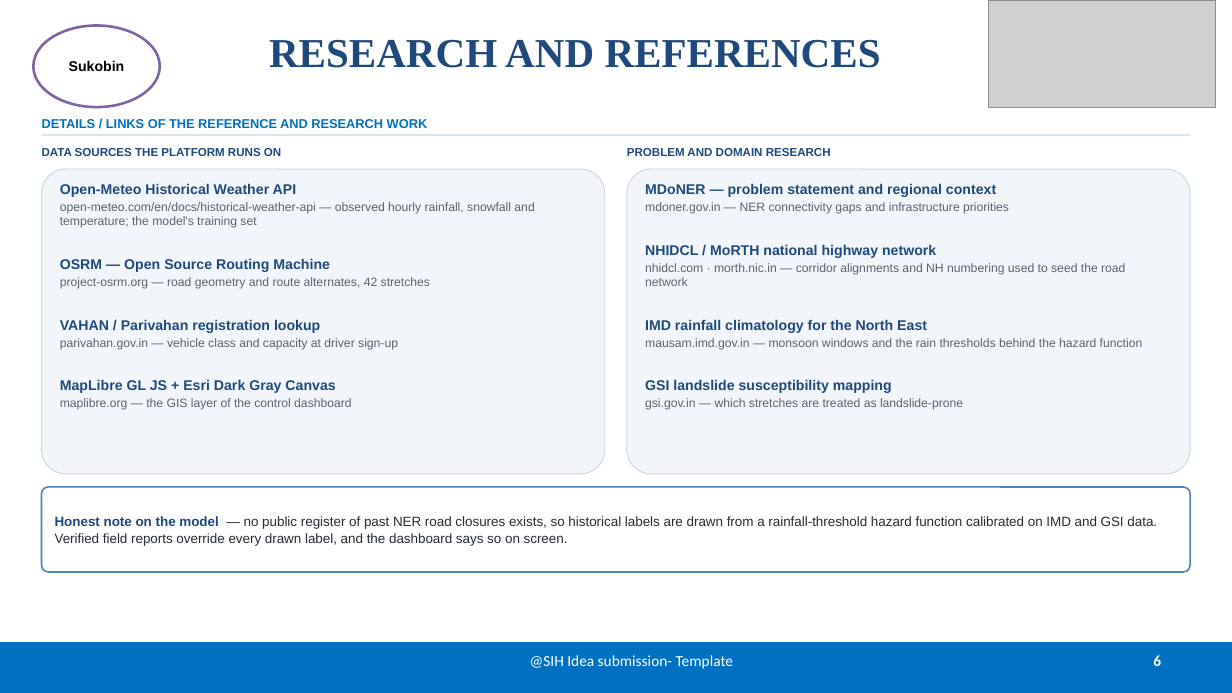
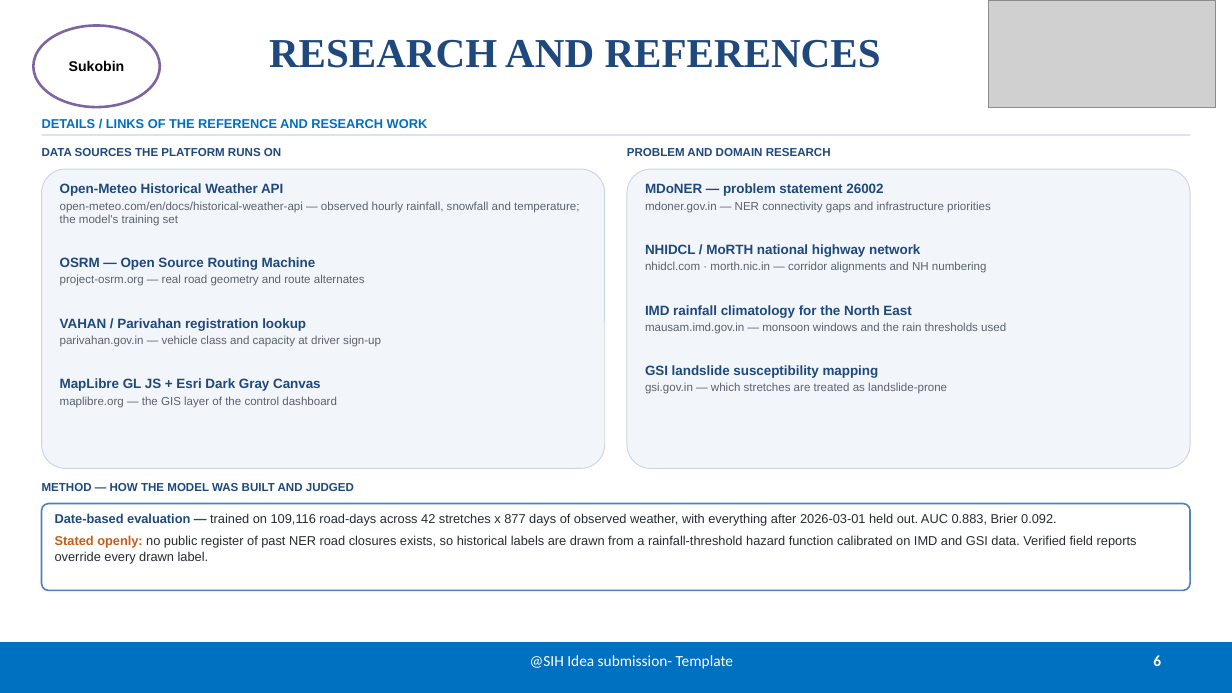
Before and after one commit to priyanshujoshi12363/sukobin_sih, a slide deck: slide 6 of SIH2026_Sukobin.pptx. Drawn at 1232x693 pixels with LibreOffice and Linux fonts; fonts in the diff are those of the drawing; grey boxes stand for pictures. Boxes give left, top, right and bottom in pixels: in the first picture for what was removed or moved away, otherwise in the second. Text is boxed around its words. In the diff, an @@ line names an element or a change of style, - is before the commit and + after.

```diff
--- a/SIH2026_Sukobin.pptx
+++ b/SIH2026_Sukobin.pptx
@@ rounded rectangle "Open-Meteo Historical Weather API": place and size @@
-rounded rectangle "Open-Meteo Historical Weather API" at (42,169,604,474)
+rounded rectangle "Open-Meteo Historical Weather API" at (42,169,604,469)
@@ rounded rectangle "MDoNER — problem statement 26002": place and size @@
-rounded rectangle "MDoNER — problem statement 26002" at (628,169,1190,474)
+rounded rectangle "MDoNER — problem statement 26002" at (628,169,1190,469)
@@ text in rounded rectangle at (60,183,579,408): size 11 to 10.5 pt in "Open-Meteo Historical Weather API", "OSRM — Open Source Routing Machine", "VAHAN / Parivahan registration lookup", "MapLibre GL JS + Esri Dark Gray ..."; size 9.5 to 9 pt in "open-meteo.com/en/docs/historical-weather-api — observed hou ...", "parivahan.gov.in — vehicle class and capacity at ...", "maplibre.org — the GIS layer of the ..."; more space between paragraphs @@
@@ text in rounded rectangle at (645,183,883,196): text changed; size 11 to 10.5 pt @@
-MDoNER — problem statement and regional context
+MDoNER — problem statement 26002
@@ text in rounded rectangle at (645,201,991,394): size 9.5 to 9 pt in "mdoner.gov.in — NER connectivity gaps and infrastructure ...", "gsi.gov.in — which stretches are treated as ..."; size 11 to 10.5 pt in "NHIDCL / MoRTH national highway network", "IMD rainfall climatology for the North East", "GSI landslide susceptibility mapping"; more space between paragraphs @@
@@ text in rounded rectangle at (645,261,987,273): text changed; size 9.5 to 9 pt @@
-nhidcl.com · morth.nic.in — corridor alignments and NH numbering used to seed the road network
+nhidcl.com · morth.nic.in — corridor alignments and NH numbering
@@ text in rounded rectangle at (60,274,365,286): text changed; size 9.5 to 9 pt @@
-project-osrm.org — road geometry and route alternates, 42 stretches
+project-osrm.org — real road geometry and route alternates
@@ text in rounded rectangle at (645,322,1006,334): text changed; size 9.5 to 9 pt @@
-mausam.imd.gov.in — monsoon windows and the rain thresholds behind the hazard function
+mausam.imd.gov.in — monsoon windows and the rain thresholds used
@@ rounded rectangle "Date-based evaluation — trained on ...": place and size @@
-rounded rectangle "Date-based evaluation — trained on ..." at (42,487,1190,572)
+rounded rectangle "Date-based evaluation — trained on ..." at (42,504,1190,591)
@@ rounded rectangle "Date-based evaluation — trained on ..." at (42,504,1190,591): vertical alignment middle to top @@
@@ text added at (42,483,354,491), 9 pt, text #1F497D, bold @@
+METHOD — HOW THE MODEL WAS BUILT AND JUDGED
@@ text in rounded rectangle at (55,513,1137,564): text changed; size 10.5 to 10 pt @@
-Honest note on the model — no public register of past NER road closures exists, so historical labels are drawn from a rainfall-threshold hazard function calibrated on IMD and GSI data. Verified field reports override every drawn label, and the dashboard says so on screen.
+Date-based evaluation — trained on 109,116 road-days across 42 stretches x 877 days of observed weather, with everything after 2026-03-01 held out. AUC 0.883, Brier 0.092.
+Stated openly: no public register of past NER road closures exists, so historical labels are drawn from a rainfall-threshold hazard function calibrated on IMD and GSI data. Verified field reports override every drawn label.
```
Also in this commit, not shown: 5 other slides changed, 2 other files.
